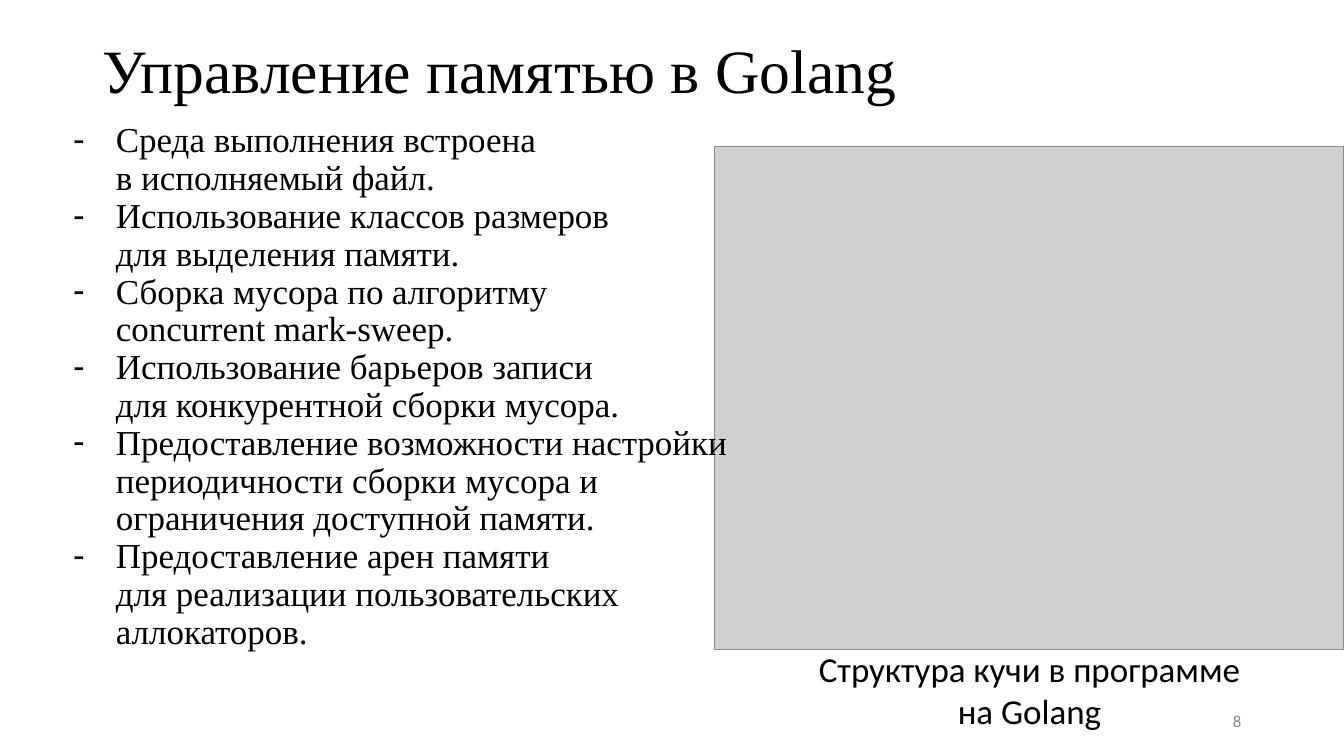
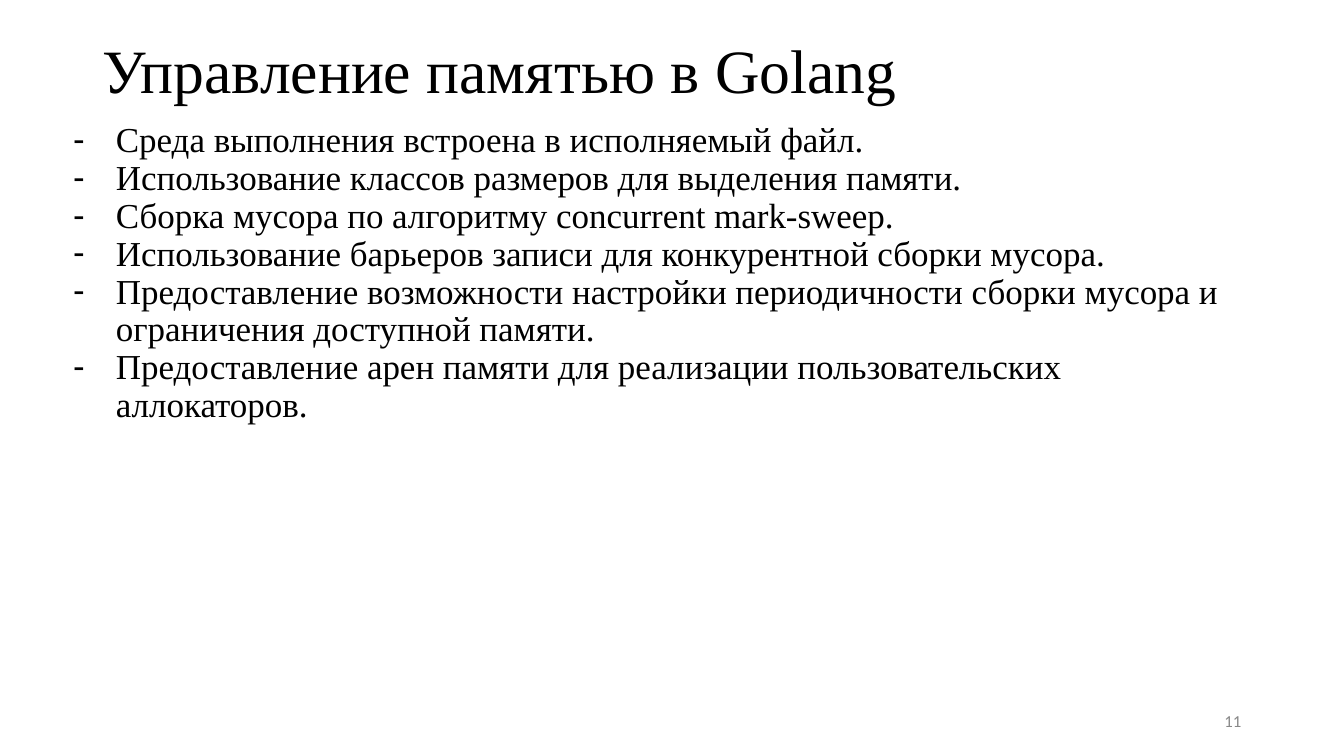
Before and after one commit to Inspirate789/memory-management-algorithms, a slide deck: slide 11 of presentation/presentation.pptx (slide 8 before the commit). Drawn at 1344x756 pixels with LibreOffice and Linux fonts; fonts in the diff are those of the drawing; grey boxes stand for pictures. Boxes give left, top, right and bottom in pixels: in the first picture for what was removed or moved away, otherwise in the second. Text is boxed around its words. In the diff, an @@ line names an element or a change of style, - is before the commit and + after.

```diff
--- a/presentation/presentation.pptx
+++ b/presentation/presentation.pptx
@@ text "Среда выполнения встроена в исполняемый ..." rewrapped from <box>116,129,727,651</box> to <box>116,127,1218,424</box> @@
@@ picture removed at <box>715,146,1344,650</box> @@
@@ text removed at <box>819,659,1240,730</box> @@
-Структура кучи в программе на Golang
@@ page number at <box>1224,716,1241,727</box>: text changed @@
-8
+11
```
Also in this commit, not shown: 10 other slides changed, 3 slides added, 1 slide removed, 9 other files.
